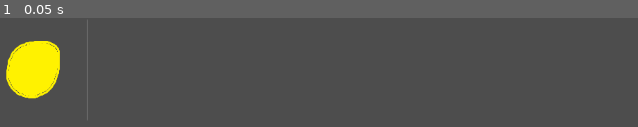
Above: before the commit, frame 1.
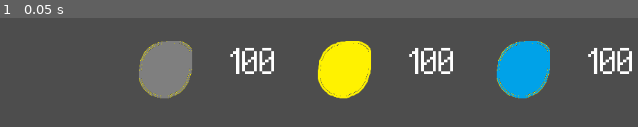
Above: after the commit, the same moment.

Repository: Mikihero/cozy-cat-resort
Game: Godot game, scene res://Scenes/gacha coin conversion.tscn
Same seed, same stepped clock (60 frames per second), same inputs: the game is played once before the commit and once after it. The project has no main scene, so this scene is started directly.
Inputs:
- Up to frame 1 (0.05 s): no input

The runs differ from the first frame. In frame 1, 17% of the frame differs, in the area x 0-100%, y 2-93%.

Commit message:
updated coin placeholders

Diff:
--- a/Scenes/gacha coin conversion.tscn
+++ b/Scenes/gacha coin conversion.tscn
@@ -1,6 +1,8 @@
-[gd_scene load_steps=2 format=3 uid="uid://yk6m8hxqmvdp"]
+[gd_scene load_steps=4 format=3 uid="uid://yk6m8hxqmvdp"]
 
-[ext_resource type="Texture2D" uid="uid://bpbpamwvwed5q" path="res://Placeholders/coin.png" id="1_s2pdh"]
+[ext_resource type="Texture2D" uid="uid://bi4ngf0fqyv3k" path="res://Placeholders/silver coin.png" id="1_eqp3x"]
+[ext_resource type="Texture2D" uid="uid://c65b2itdwqnxt" path="res://Placeholders/gold coin.png" id="2_721si"]
+[ext_resource type="Texture2D" uid="uid://h66oo5mpsyq8" path="res://Placeholders/diamond coin.png" id="3_s7llh"]
 
 [node name="Control" type="Control"]
 layout_mode = 3
@@ -10,24 +12,64 @@
 grow_horizontal = 2
 grow_vertical = 2
 
-[node name="HBoxContainer" type="HBoxContainer" parent="."]
-layout_mode = 0
-offset_right = 155.0
+[node name="coin display container" type="HBoxContainer" parent="."]
+layout_mode = 1
+anchors_preset = 10
+anchor_right = 1.0
 offset_bottom = 150.0
+grow_horizontal = 2
+alignment = 1
 
-[node name="gacha coin 1" type="HBoxContainer" parent="HBoxContainer"]
+[node name="silver coins" type="HBoxContainer" parent="coin display container"]
+clip_contents = true
 layout_direction = 2
 layout_mode = 2
 
-[node name="TextureRect" type="TextureRect" parent="HBoxContainer/gacha coin 1"]
+[node name="TextureRect" type="TextureRect" parent="coin display container/silver coins"]
 layout_mode = 2
 size_flags_horizontal = 0
-texture = ExtResource("1_s2pdh")
+texture = ExtResource("1_eqp3x")
 
-[node name="RichTextLabel" type="RichTextLabel" parent="HBoxContainer/gacha coin 1"]
+[node name="RichTextLabel" type="RichTextLabel" parent="coin display container/silver coins"]
+custom_minimum_size = Vector2(100, 100)
 layout_mode = 2
-size_flags_horizontal = 3
-theme_override_font_sizes/normal_font_size = 45
+theme_override_font_sizes/normal_font_size = 80
 text = "100"
 horizontal_alignment = 1
 vertical_alignment = 1
+
+[node name="golden coins" type="HBoxContainer" parent="coin display container"]
+clip_contents = true
+layout_direction = 2
+layout_mode = 2
+
+[node name="TextureRect" type="TextureRect" parent="coin display container/golden coins"]
+layout_mode = 2
+size_flags_horizontal = 0
+texture = ExtResource("2_721si")
+
+[node name="RichTextLabel" type="RichTextLabel" parent="coin display container/golden coins"]
+custom_minimum_size = Vector2(100, 100)
+layout_mode = 2
+theme_override_font_sizes/normal_font_size = 80
+text = "100"
+horizontal_alignment = 1
+vertical_alignment = 1
+
+[node name="diamond coins" type="HBoxContainer" parent="coin display container"]
+clip_contents = true
+layout_direction = 2
+layout_mode = 2
+
+[node name="TextureRect" type="TextureRect" parent="coin display container/diamond coins"]
+layout_mode = 2
+size_flags_horizontal = 0
+texture = ExtResource("3_s7llh")
+
+[node name="RichTextLabel" type="RichTextLabel" parent="coin display container/diamond coins"]
+custom_minimum_size = Vector2(100, 100)
+layout_mode = 2
+theme_override_font_sizes/normal_font_size = 80
+text = "100"
+horizontal_alignment = 1
+vertical_alignment = 1
Binary file added: Placeholders/diamond coin.png
Not shown, added: Placeholders/diamond coin.png.import
Renamed: Placeholders/coin.png -> Placeholders/gold coin.png
Not shown, added: Placeholders/gold coin.png.import
Binary file added: Placeholders/silver coin.png
Not shown, changed: Placeholders/silver coin.png.import
